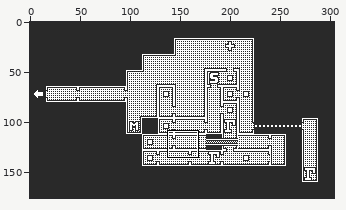
Sprite sheet, stored at pd/preview/Weapons Facility.png. The first picture is a wide view before the edit; the outline marks the close-up.
Close-up. As it was:
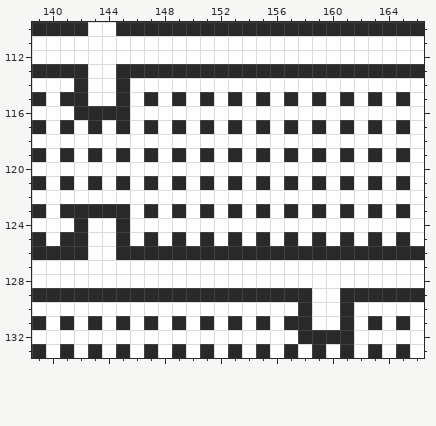
The file is 304x176 pixels. Shown: x 139..166, y 110..133.
And afterwards:
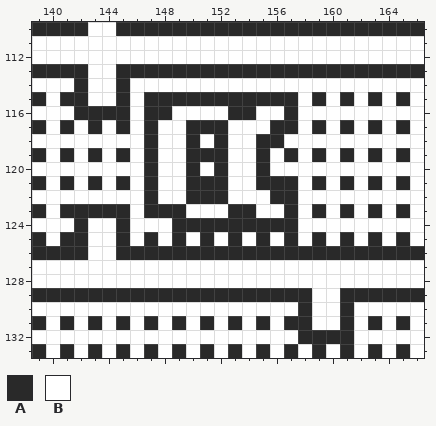
Palette (. is transparent): A #292929  B #ffffff
The edit:
y 115: x 148 B -> A; x 150 B -> A; x 152 B -> A; x 154 B -> A; x 156 B -> A
y 116: x 147..148 BB -> AA; x 153..154 BB -> AA; x 157 B -> A
y 117: x 149..150 AB -> BA; x 152..153 BA -> AB; x 155..156 AB -> BA
y 118: x 147 B -> A; x 150 B -> A; x 152 B -> A; x 155..156 BB -> AA
y 119: x 149..150 AB -> BA; x 152..153 BA -> AB
y 120: x 147 B -> A; x 150 B -> A; x 152 B -> A; x 155 B -> A
y 121: x 149..150 AB -> BA; x 152..153 BA -> AB; x 156 B -> A
y 122: x 147 B -> A; x 150..152 BBB -> AAA; x 156..157 BB -> AA
y 123: x 148 B -> A; x 151 A -> B; x 154..155 BA -> AB
y 124: x 149..157 BBBBBBBBB -> AAAAAAAAA
